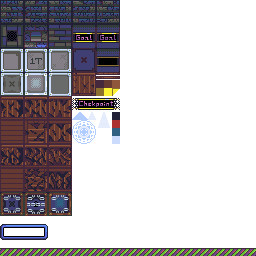
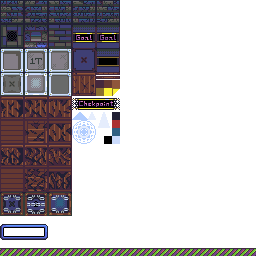
Revision of a layered 256x256 image; what changed, layer by layer:
painted on "Layer" over [104, 136, 112, 144]
